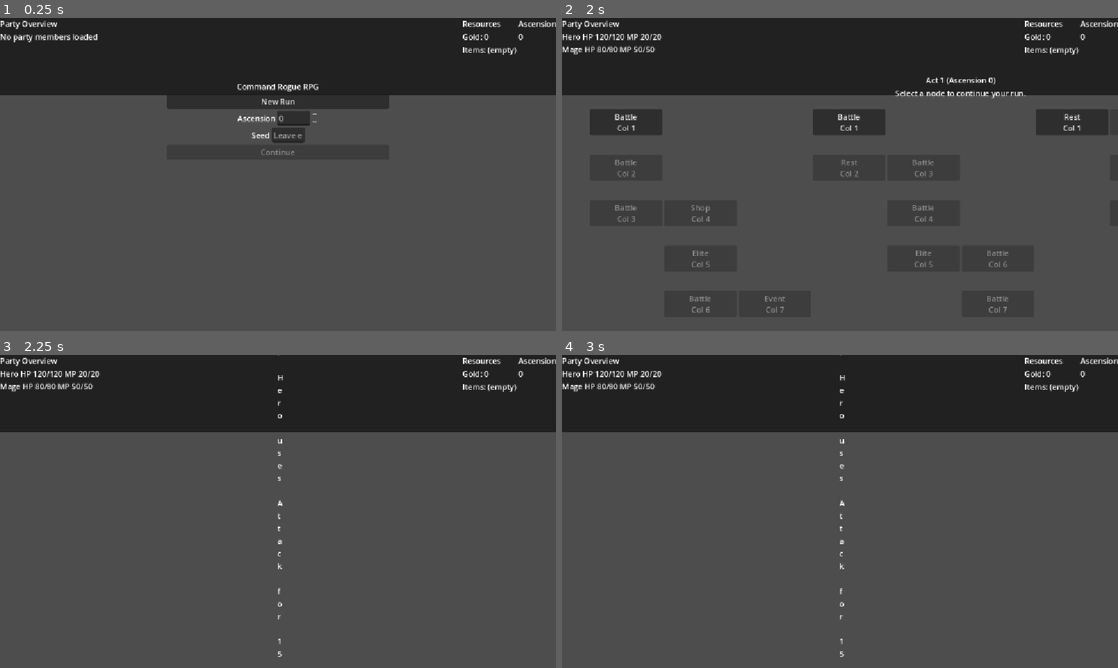
Above: before the commit, frames 1-4 (two rows, left to right).
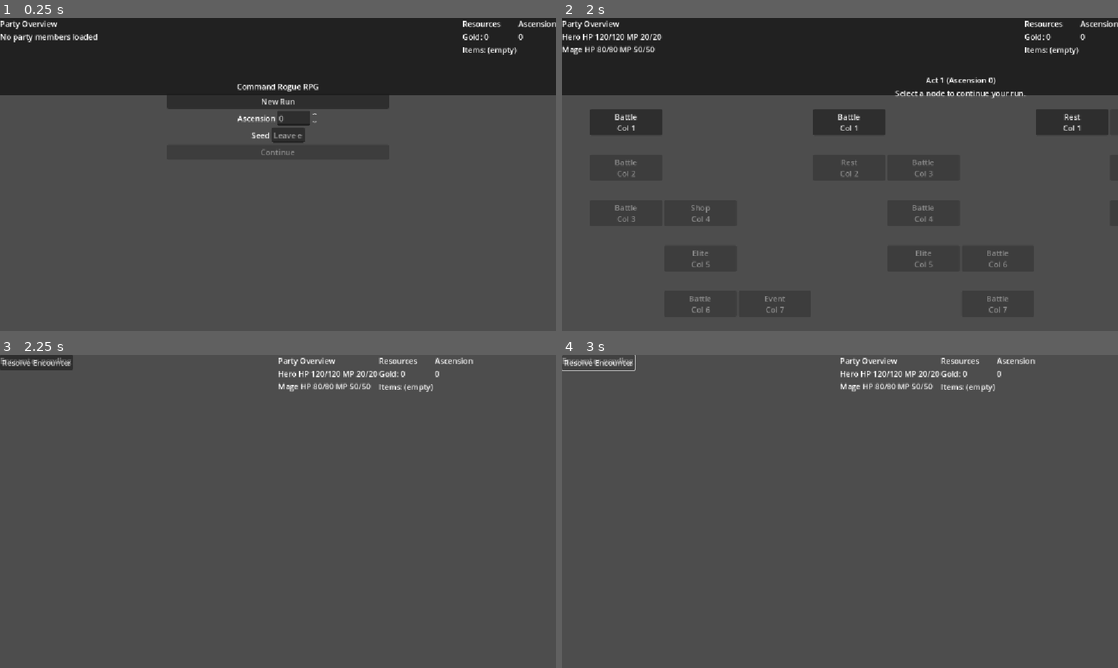
Above: after the commit, the same moments.

Repository: atmlhv/GodotTest
Game: Godot game, scene res://scenes/Title.tscn
The game is run twice, just before and just after one commit, with the same random seed, the same clock (stepped at 60 frames per second) and the same inputs.
Inputs (mouse positions are in pixels of both pictures, inside the frame that each line leads up to):
- Up to frame 1 (0.25 s): no input
- Up to frame 2 (2 s): click (851, 133) at 0.52 s; type "12" at 0.6 s; click "New Run" at 1.25 s
- Up to frame 3 (2.25 s): click "Battle Col 1" at 2 s
- Up to frame 4 (3 s): click (600, 361) at 2.75 s, where only the run after the commit has a clickable "Resolve Encounter"

Frames 1-2 are identical in both runs. In frame 3, 24% of the frame differs, in the area x 0-100%, y 0-97%; in frame 4, 24%.
Error after the commit: Invalid assignment of property or key 'disabled' with value of type 'bool' on a base object of type 'null instance'. (res://scenes/Combat.gd:18)

Commit message:
Fix combat UI node references after layout change

Diff:
--- a/scenes/Combat.gd
+++ b/scenes/Combat.gd
@@ -7,8 +7,8 @@
 const VARIANCE_MIN: float = 0.9
 const VARIANCE_MAX: float = 1.1
 
-@onready var info_label: Label = $VBox/InfoLabel
-@onready var continue_button: Button = $VBox/CompleteButton
+@onready var info_label: Label = $Layout/Content/VBox/InfoLabel
+@onready var continue_button: Button = $Layout/Content/VBox/CompleteButton
 
 var _battle_log: Array[String] = []
 var _simulation: BattleSimulation
--- a/scenes/Combat.tscn
+++ b/scenes/Combat.tscn
@@ -10,25 +10,40 @@
 anchor_bottom = 1.0
 script = ExtResource("2")
 
-[node name="PartyPanel" parent="." instance=ExtResource("1")]
+
+[node name="Layout" type="VBoxContainer" parent="."]
 layout_mode = 1
 anchors_preset = 0
 anchor_right = 1.0
-
-[node name="VBox" type="VBoxContainer" parent="."]
-layout_mode = 1
-anchors_preset = 15
-anchor_left = 0.32
-anchor_right = 0.68
-anchor_top = 0.3
-anchor_bottom = 0.7
+anchor_bottom = 1.0
 size_flags_horizontal = 4
 size_flags_vertical = 4
-alignment = 1
+theme_override_constants/separation = 24
+
+[node name="PartyPanel" parent="Layout" instance=ExtResource("1")]
+layout_mode = 2
+size_flags_horizontal = 4
+
+[node name="Content" type="MarginContainer" parent="Layout"]
+layout_mode = 2
+size_flags_horizontal = 4
+size_flags_vertical = 4
+theme_override_constants/margin_left = 96
+theme_override_constants/margin_right = 96
+theme_override_constants/margin_top = 32
+theme_override_constants/margin_bottom = 32
+
+[node name="VBox" type="VBoxContainer" parent="Layout/Content"]
+layout_mode = 2
+size_flags_horizontal = 4
+size_flags_vertical = 4
+alignment = 0
+custom_constants/separation = 16
 
 [node name="InfoLabel" type="Label" parent="VBox"]
 layout_mode = 2
 size_flags_horizontal = 4
+size_flags_vertical = 4
 horizontal_alignment = 1
 text = "Encounter pending"
 
